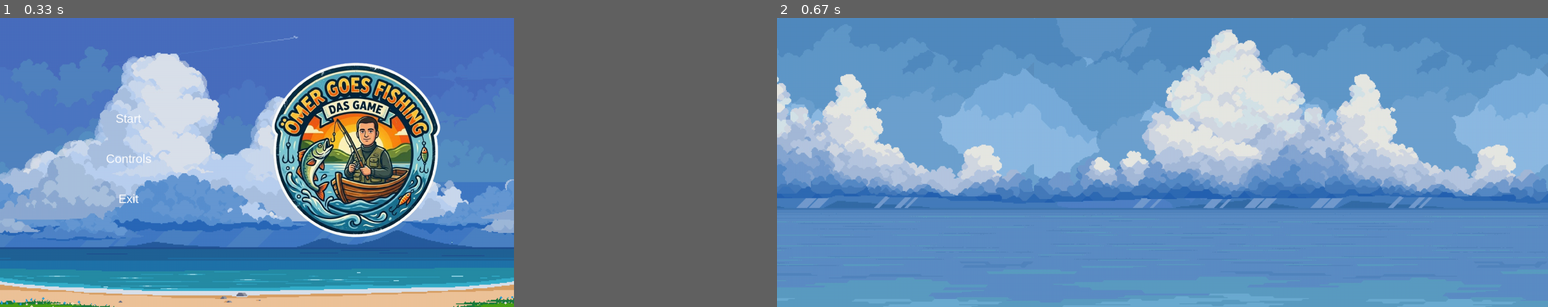
Above: before the commit, frames 1-2 (left to right).
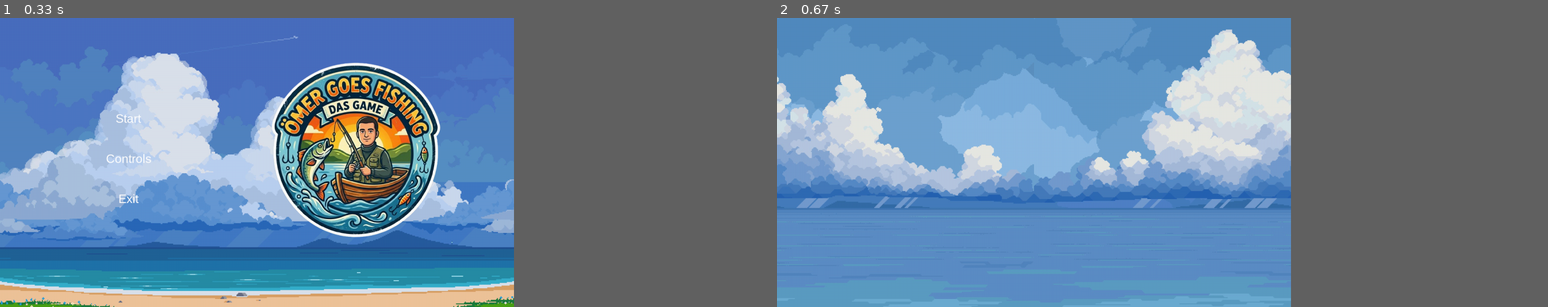
Above: after the commit, the same moments.

Repository: 25-26-1AHIF/pygameproject-omer-goes-fishing
Game: pygame game, started from Ömer_goes_fishing/src/main.py
The game is run twice, just before and just after one commit, with the same random seed, the same clock (stepped at 60 frames per second) and the same inputs.
Inputs:
- Up to frame 1 (0.33 s): no input
- Up to frame 2 (0.67 s): click "Start" at 0.38 s
In our replay, in frame 2 the window is 1350x506 before the commit and 900x506 after it. These sizes can differ from the game's own. Grey fills any space a smaller window leaves; there, only what the larger window draws over its background counts as a difference.

Frame 1 is identical in both runs. In frame 2, 12% of the frame differs, in the area x 66-100%, y 17-100%.

Commit message:
Window test revert

Diff:
--- a/Ömer_goes_fishing/src/main.py
+++ b/Ömer_goes_fishing/src/main.py
@@ -4,7 +4,6 @@
 
 def play_screen(screen: pygame.Surface, clock: pygame.time.Clock):
 
-    pygame.display.set_mode((1920, gv.SCREEN_HEIGHT))
     Hintergrund = pygame.image.load("./assets/Hintergründe/Ocean_1/4.png")
     Hintergrund_rect = Hintergrund.get_rect(center = (gv.SCREEN_WIDTH // 2, gv.SCREEN_HEIGHT // 2))
     pygame.display.set_caption("Play Screen")
